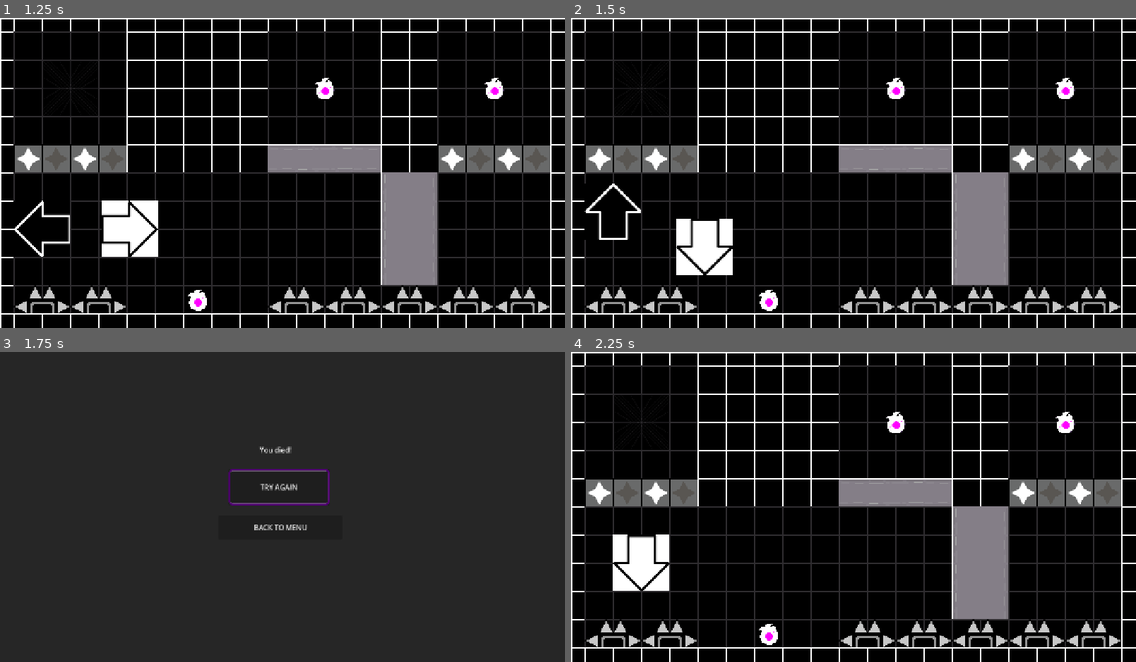
Above: before the commit, frames 1-4 (two rows, left to right).
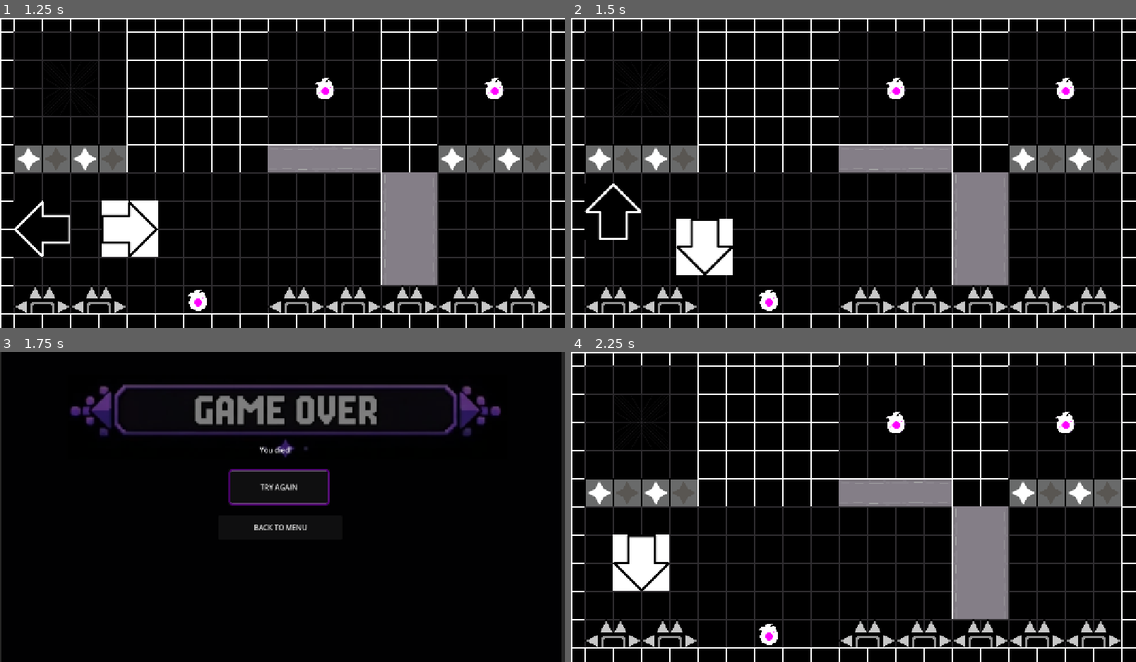
Above: after the commit, the same moments.

Repository: Equipe-Plasma/Switch-Shadow
Game: Godot game, scene res://fase/fase 5/fase_5.tscn
The game is run twice, just before and just after one commit, with the same random seed, the same clock (stepped at 60 frames per second) and the same inputs. This scene is started directly instead of the project's main scene. Sound files missing from this copy of the repository are replaced by a short silence.
Inputs:
- Up to frame 1 (1.25 s): tap Enter at 0.5 s; hold D (mover_direita) from 0.53 s (still down); hold Space (trocar_sombra) from 0.53 s (still down)
- Up to frame 2 (1.5 s): release D (mover_direita) at 1.28 s; release Space (trocar_sombra) at 1.28 s; hold S (mover_baixo) from 1.28 s (still down); tap Enter at 1.35 s
- Up to frame 3 (1.75 s): keep holding S (mover_baixo)
- Up to frame 4 (2.25 s): release S (mover_baixo) at 2 s; click "TRY AGAIN" at 2 s

Frames 1-2 are identical in both runs. In frame 3, 94% of the frame differs, in the area x 0-100%, y 0-100%; in frame 4, nothing differs.

Commit message:
Fundos de estagio completo e game over

Diff:
--- a/menu/selecao_fases/selecao_fases.gd
+++ b/menu/selecao_fases/selecao_fases.gd
@@ -203,8 +203,8 @@
 	var novo_indice = indice_selecionado
 
 	if tecla == KEY_ESCAPE:
+		get_viewport().set_input_as_handled()
 		_on_botao_voltar_pressed()
-		get_viewport().set_input_as_handled()
 		return
 
 	# Quando BACK TO MENU está selecionado
--- a/menu/telas/tela_derrota/tela_derrota.tscn
+++ b/menu/telas/tela_derrota/tela_derrota.tscn
@@ -2,6 +2,7 @@
 
 [ext_resource type="Script" uid="uid://dx1wlv0ejh75c" path="res://menu/telas/tela_derrota/tela_derrota.gd" id="1_pm3wf"]
 [ext_resource type="AudioStream" uid="uid://dla5rglil18kv" path="res://sons/morte.mp3" id="2_3iln6"]
+[ext_resource type="Texture2D" uid="uid://b1iws8kl2xl0k" path="res://assets/backgrounds/game_over.png" id="2_we1am"]
 
 [node name="TelaDerrota" type="Control" unique_id=1428311591 node_paths=PackedStringArray("botao_tentar_novamente", "botao_menu")]
 layout_mode = 3
@@ -13,6 +14,23 @@
 script = ExtResource("1_pm3wf")
 botao_tentar_novamente = NodePath("BotaoTentarNovamente")
 botao_menu = NodePath("BotaoMenu")
+
+[node name="Background" type="TextureRect" parent="." unique_id=1479858992]
+layout_mode = 1
+anchors_preset = 15
+anchor_right = 1.0
+anchor_bottom = 1.0
+offset_left = 1273.0
+offset_top = -441.0
+offset_right = 1581.1367
+offset_bottom = 124.760376
+grow_horizontal = 2
+grow_vertical = 2
+rotation = 1.5707964
+mouse_filter = 2
+texture = ExtResource("2_we1am")
+expand_mode = 1
+stretch_mode = 5
 
 [node name="ColorRect" type="ColorRect" parent="." unique_id=102563856]
 layout_mode = 1
--- a/menu/telas/tela_vitoria/tela_vitoria.tscn
+++ b/menu/telas/tela_vitoria/tela_vitoria.tscn
@@ -1,6 +1,7 @@
 [gd_scene format=3 uid="uid://drc06yh60ttaj"]
 
 [ext_resource type="Script" uid="uid://bgv0tho60vngc" path="res://menu/telas/tela_vitoria/tela_vitoria.gd" id="1_vetyl"]
+[ext_resource type="Texture2D" uid="uid://tqog0i2tojvj" path="res://assets/backgrounds/fase_completa.png" id="2_6qyaw"]
 [ext_resource type="AudioStream" uid="uid://b4f0hp0huk6tk" path="res://sons/vitoria.mp3" id="2_hgvxo"]
 
 [node name="TelaVitoria" type="Control" unique_id=62974723 node_paths=PackedStringArray("botao_proxima_fase", "botao_menu")]
@@ -14,14 +15,22 @@
 botao_proxima_fase = NodePath("BotaoProximaFase")
 botao_menu = NodePath("BotaoMenu")
 
-[node name="ColorRect" type="ColorRect" parent="." unique_id=597272157]
+[node name="Background" type="TextureRect" parent="." unique_id=1624699947]
 layout_mode = 1
 anchors_preset = 15
 anchor_right = 1.0
 anchor_bottom = 1.0
+offset_left = 1273.0
+offset_top = -441.0
+offset_right = 1581.1367
+offset_bottom = 124.760376
 grow_horizontal = 2
 grow_vertical = 2
-color = Color(0, 0, 0, 0)
+rotation = 1.5707964
+mouse_filter = 2
+texture = ExtResource("2_6qyaw")
+expand_mode = 1
+stretch_mode = 5
 
 [node name="Label" type="Label" parent="." unique_id=518248372]
 layout_mode = 1
Binary file added: assets/backgrounds/fase_completa.png
Not shown, added: assets/backgrounds/fase_completa.png.import
Binary file added: assets/backgrounds/game_over.png
Not shown, added: assets/backgrounds/game_over.png.import
